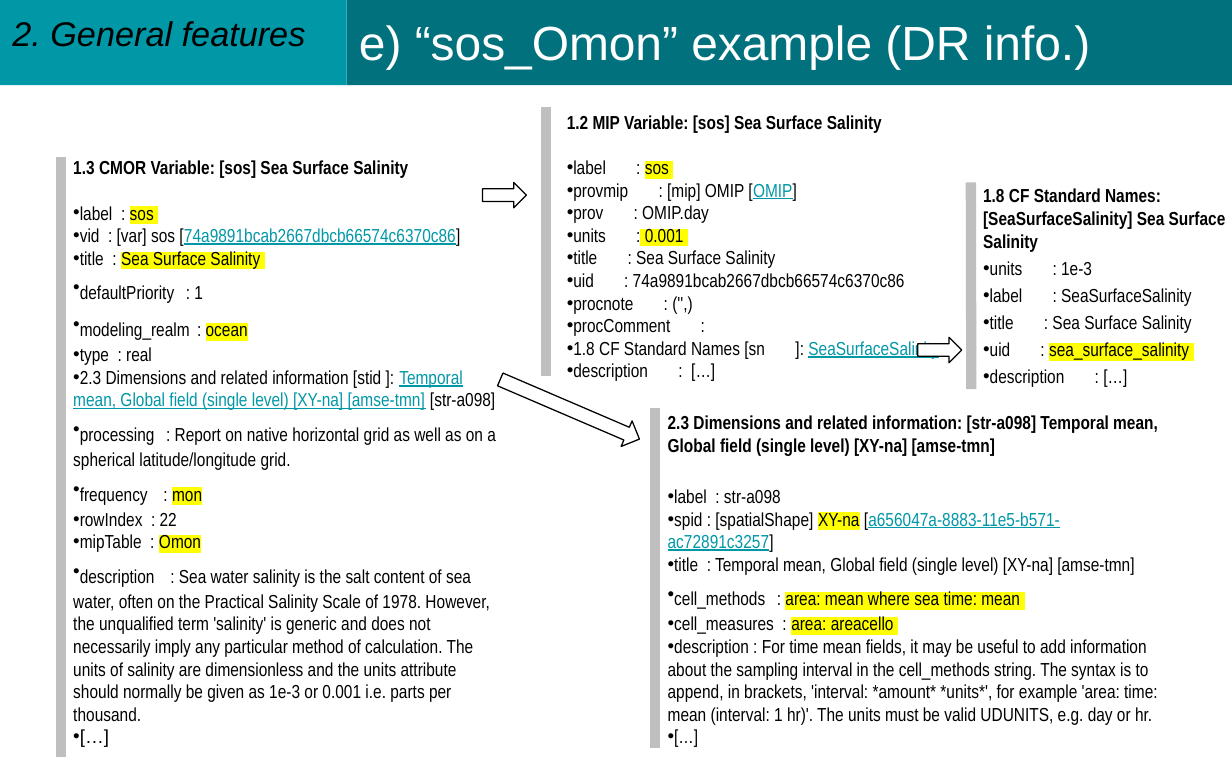
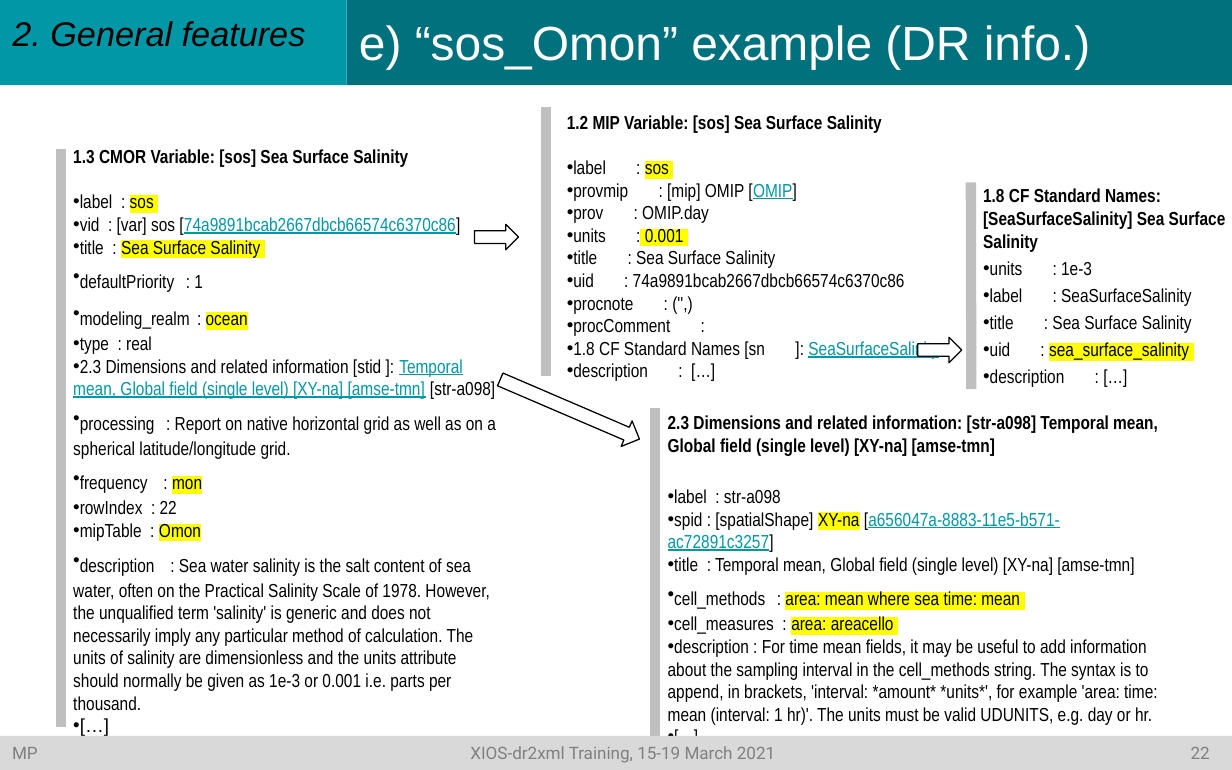
Before and after one commit to rigoudyg/dr2xml, a slide deck: slide 23 of slides/Formation_dr2xml_v3.pptx. Drawn at 1232x770 pixels with LibreOffice and Linux fonts; fonts in the diff are those of the drawing. Boxes give left, top, right and bottom in pixels: in the first picture for what was removed or moved away, otherwise in the second. Text is boxed around its words. In the diff, an @@ line names an element or a change of style, - is before the commit and + after.

```diff
--- a/slides/Formation_dr2xml_v3.pptx
+++ b/slides/Formation_dr2xml_v3.pptx
@@ text "1.3 CMOR Variable: [sos] Sea ...": place and size @@
-text "1.3 CMOR Variable: [sos] Sea ..." at [73,160,496,721]
+text "1.3 CMOR Variable: [sos] Sea ..." at [73,149,496,710]
@@ line moved from (60, 156) - (60, 756) to (60, 149) - (60, 727) @@
@@ right arrow: place and size @@
-right arrow at [483,182,527,208]
+right arrow at [474,224,519,250]
@@ rectangle added at [0,736,1232,770], fill #D9D9D9, 10 pt, text #808080 @@
+MP XIOS-dr2xml Training, 15-19 March 2021 22
```
Also in this commit, not shown: 31 other slides changed, 1 other file.
